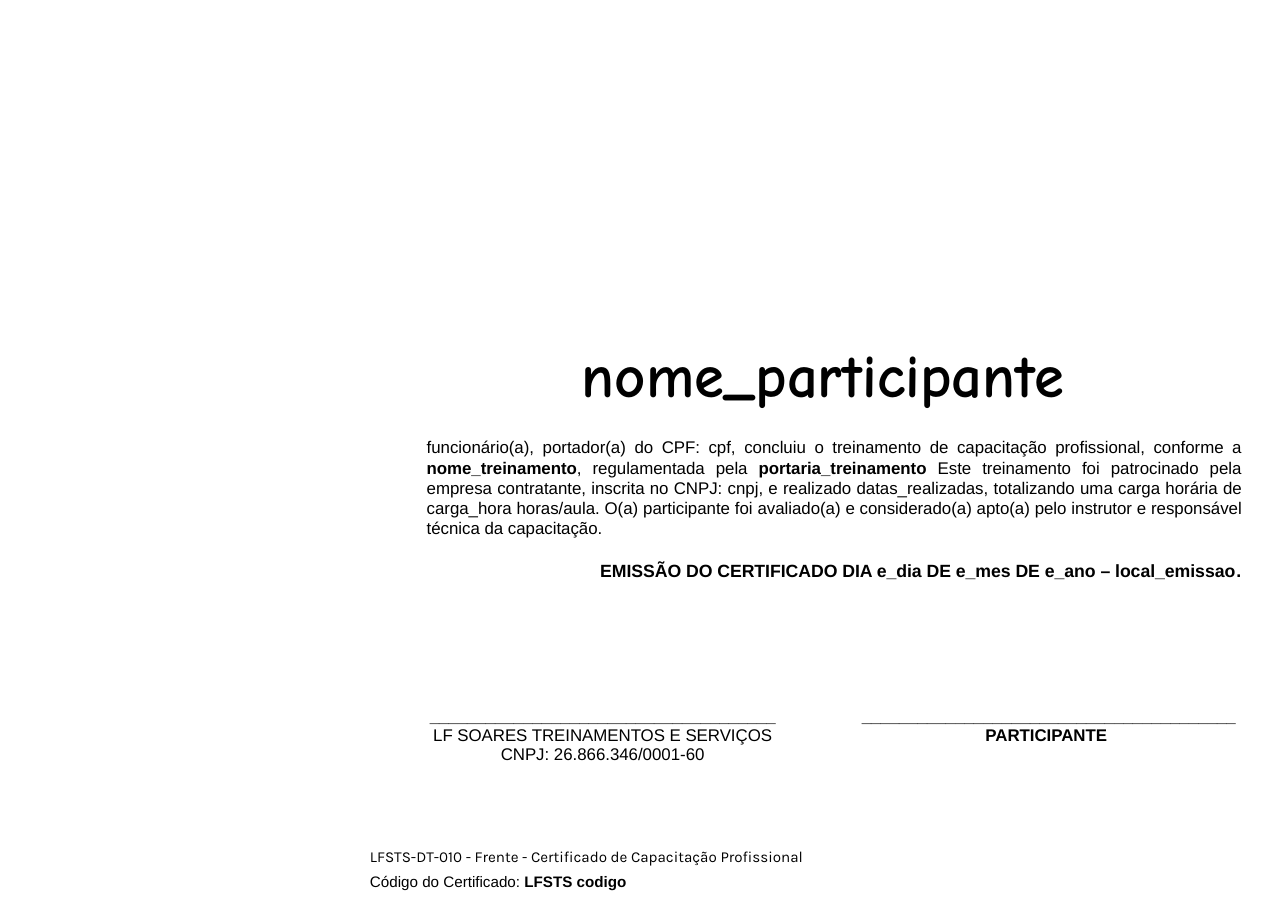
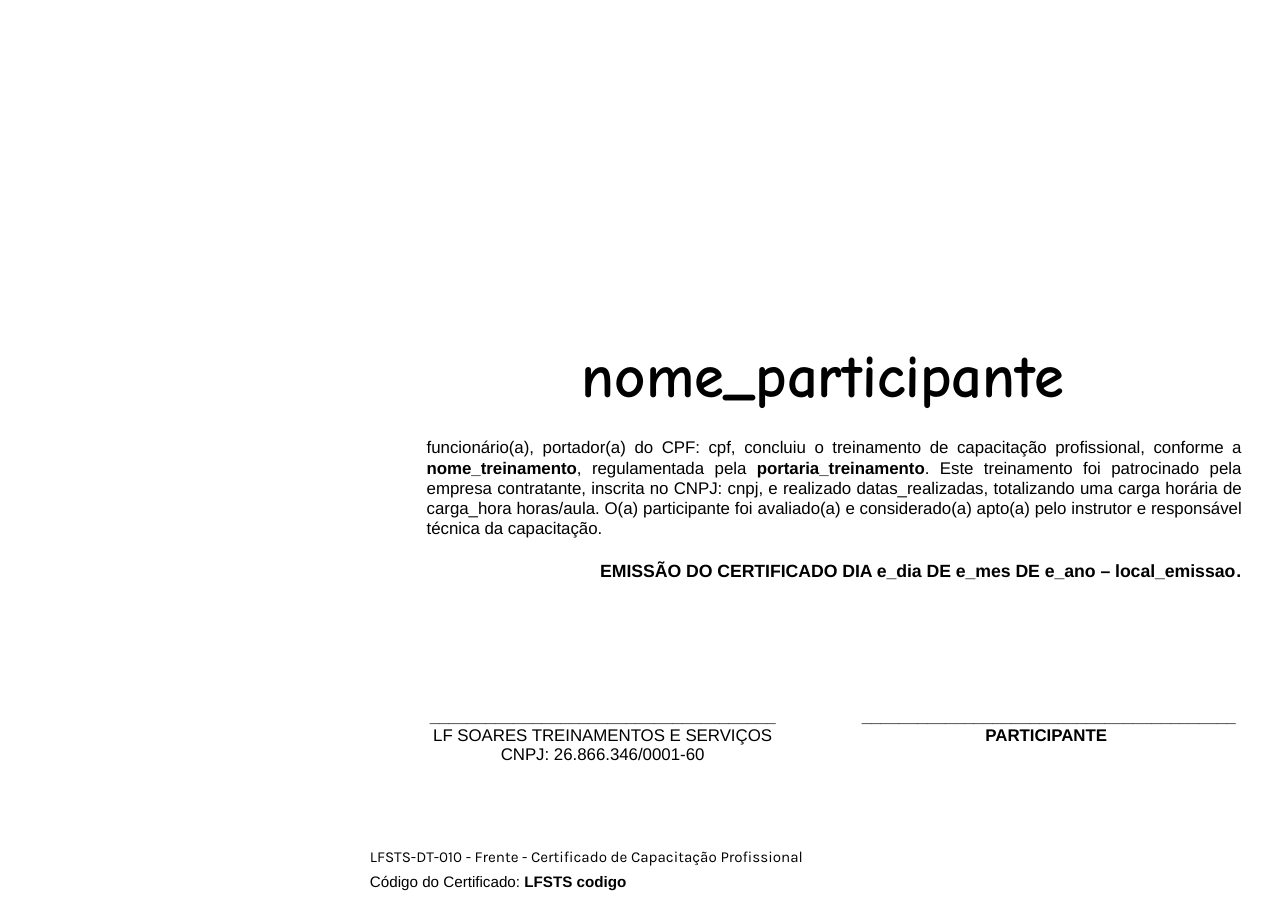
Before and after one commit to Programateca/lfsoares-front, a slide deck: slide 1 of public/templates/frente.pptx. Drawn at 1288x911 pixels with LibreOffice and Linux fonts; fonts in the diff are those of the drawing; background and template pictures are left out. Boxes give left, top, right and bottom in pixels: in the first picture for what was removed or moved away, otherwise in the second. Text is boxed around its words. In the diff, an @@ line names an element or a change of style, - is before the commit and + after.

Commit message:
fix: update frente.pptx template for improved layout and design

```diff
--- a/public/templates/frente.pptx
+++ b/public/templates/frente.pptx
@@ text at bbox=[427, 440, 1242, 538]: text changed @@
-funcionário(a), portador(a) do CPF: cpf, concluiu o treinamento de capacitação profissional, conforme a nome_treinamento, regulamentada pela portaria_treinamento Este treinamento foi patrocinado pela empresa contratante, inscrita no CNPJ: cnpj, e realizado datas_realizadas, totalizando uma carga horária de carga_hora horas/aula. O(a) participante foi avaliado(a) e considerado(a) apto(a) pelo instrutor e responsável técnica da capacitação.
+funcionário(a), portador(a) do CPF: cpf, concluiu o treinamento de capacitação profissional, conforme a nome_treinamento, regulamentada pela portaria_treinamento. Este treinamento foi patrocinado pela empresa contratante, inscrita no CNPJ: cnpj, e realizado datas_realizadas, totalizando uma carga horária de carga_hora horas/aula. O(a) participante foi avaliado(a) e considerado(a) apto(a) pelo instrutor e responsável técnica da capacitação.
```
